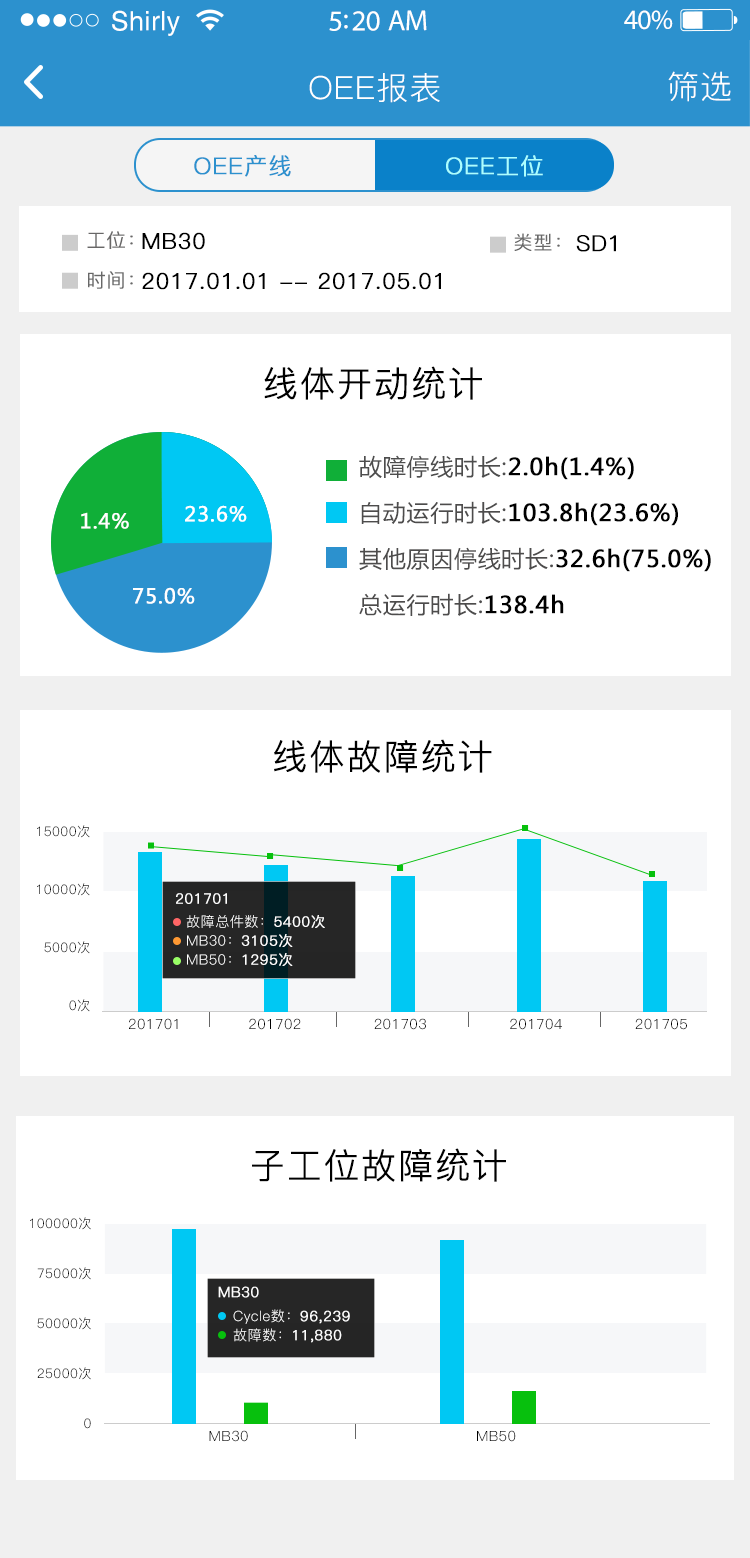
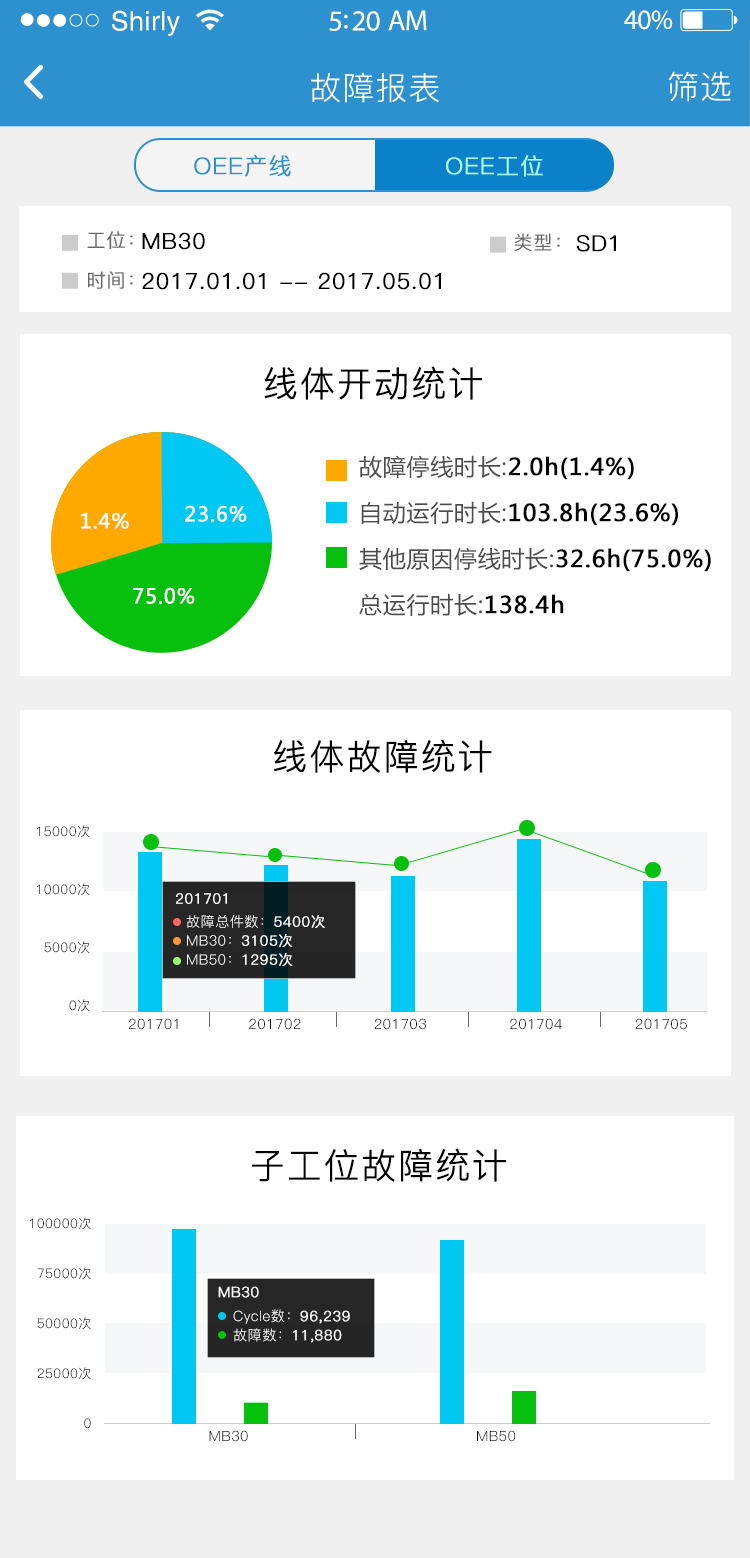
Layered file, before and after one edit (750x1558). Changes by layer:
renamed "OEE报表" to "故障报表", painted on it over <box>309,72,440,103</box>
painted on "椭圆 1 拷贝 4" over <box>51,432,267,575</box>
painted on "椭圆 1" over <box>51,432,272,653</box>
painted on "矩形 22 拷贝 2" over <box>326,547,347,568</box>
painted on "矩形 22" (2nd of 2, in "组 10") over <box>326,460,347,481</box>
renamed "矩形 16 拷贝" to "椭圆 8", painted on it over <box>645,862,661,878</box>
renamed "矩形 16" to "椭圆 7", painted on it over <box>519,820,535,836</box>
renamed "矩形 16" to "椭圆 6", painted on it over <box>394,856,409,871</box>
renamed "矩形 16" to "椭圆 5", painted on it over <box>267,848,282,862</box>
renamed "矩形 16" to "椭圆 4", painted on it over <box>143,834,159,850</box>
painted on "形状 8" over <box>269,855,282,862</box>
